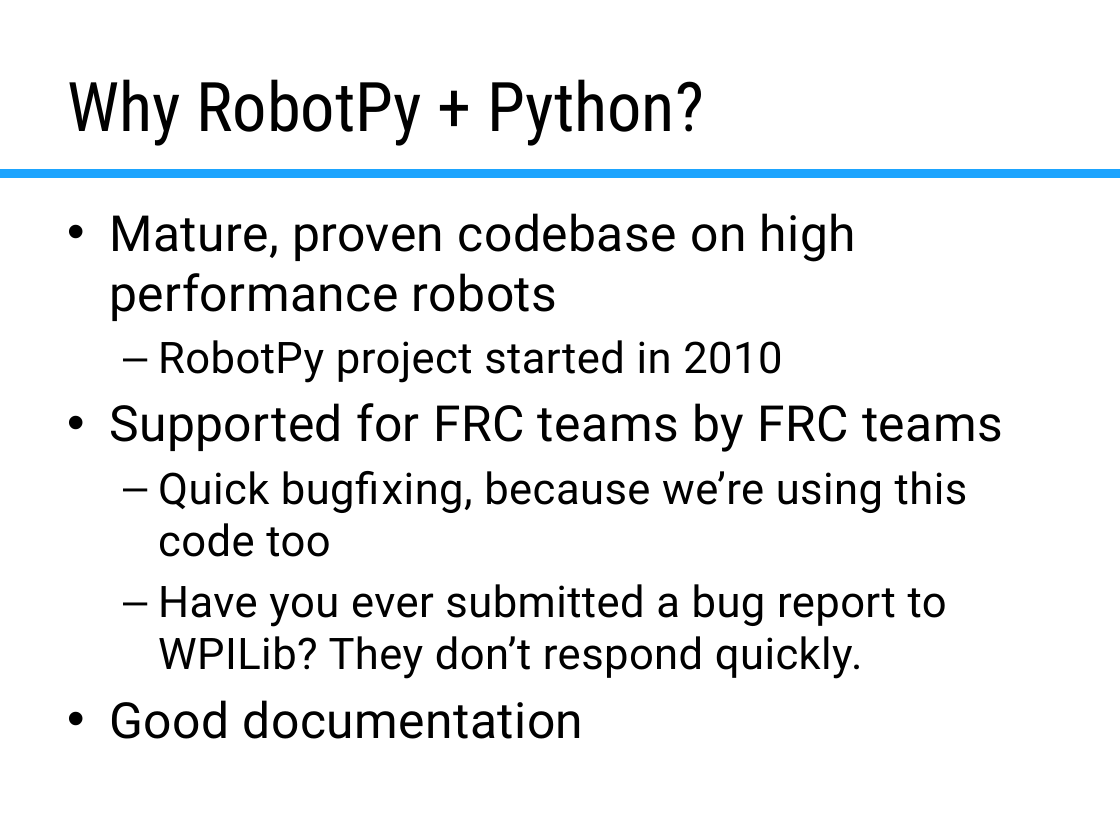
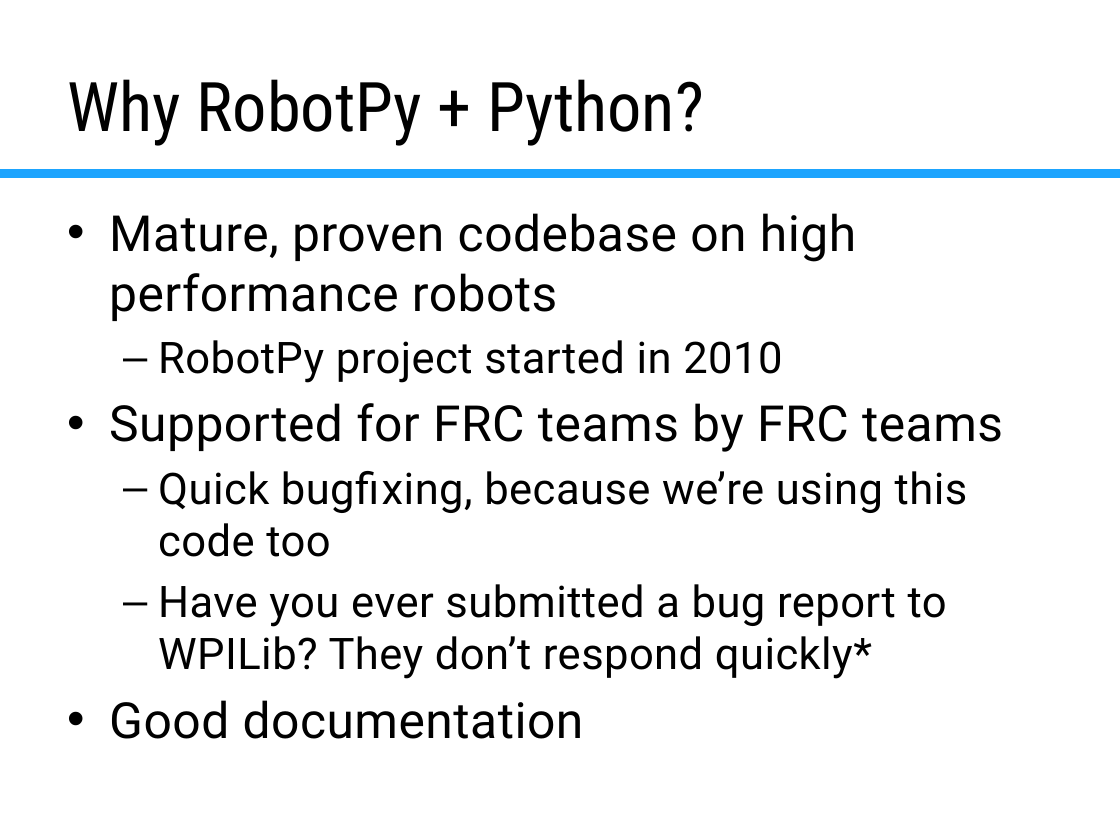
Before and after one commit to virtuald/frc-robotpy-workshop, a slide deck: slide 7 of pyfrc.pptx. Drawn at 1120x840 pixels with LibreOffice and Linux fonts; fonts in the diff are those of the drawing; background and template pictures are left out. Boxes give left, top, right and bottom in pixels: in the first picture for what was removed or moved away, otherwise in the second. Text is boxed around its words. In the diff, an @@ line names an element or a change of style, - is before the commit and + after.

```diff
--- a/pyfrc.pptx
+++ b/pyfrc.pptx
@@ text at [158,584,947,679]: text changed @@
-  – Have you ever submitted a bug report to WPILib? They don’t respond quickly.
+  – Have you ever submitted a bug report to WPILib? They don’t respond quickly*
```
Also in this commit, not shown: 12 other slides changed, 1 slide added, 2 other files.
